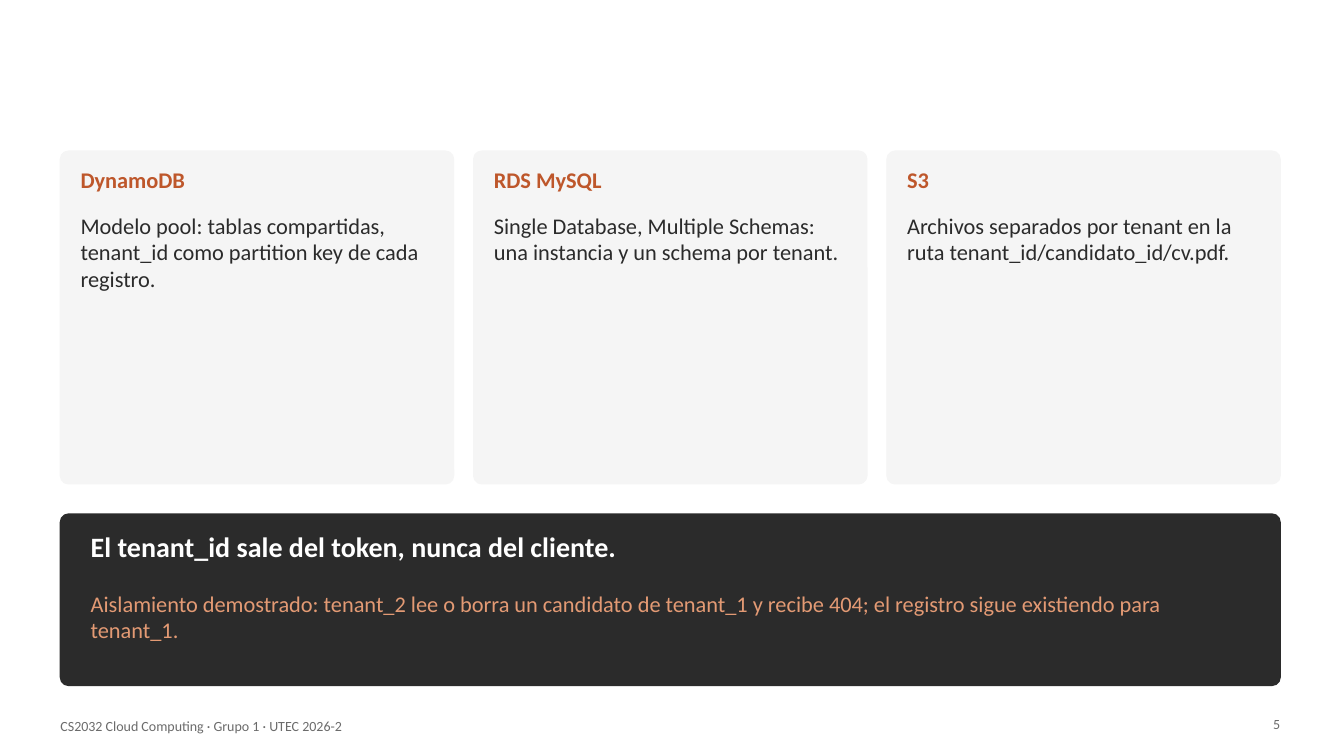
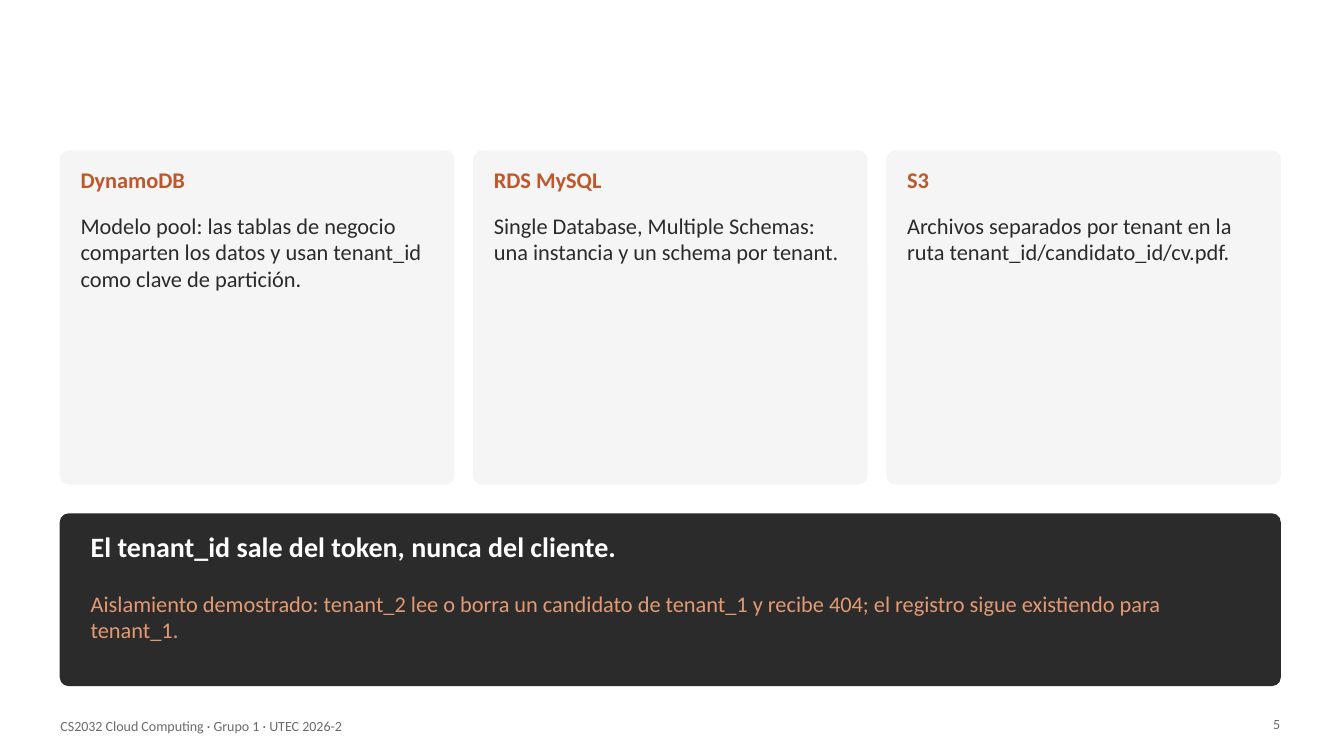
Before and after one commit to santiagodavila-ops/Proyecto-Final-Cloud-Computing-v2, a slide deck: slide 5 of presentacion/Presentacion_CS2032_Grupo1.pptx. Drawn at 1344x756 pixels with LibreOffice and Linux fonts; fonts in the diff are those of the drawing. Boxes give left, top, right and bottom in pixels: in the first picture for what was removed or moved away, otherwise in the second. Text is boxed around its words. In the diff, an @@ line names an element or a change of style, - is before the commit and + after.

```diff
--- a/presentacion/Presentacion_CS2032_Grupo1.pptx
+++ b/presentacion/Presentacion_CS2032_Grupo1.pptx
@@ text at (x1=81, y1=218, x2=421, y2=291): text changed @@
-Modelo pool: tablas compartidas, tenant_id como partition key de cada registro.
+Modelo pool: las tablas de negocio comparten los datos y usan tenant_id como clave de partición.
```
Also in this commit, not shown: 15 other slides changed, 2 other files.
